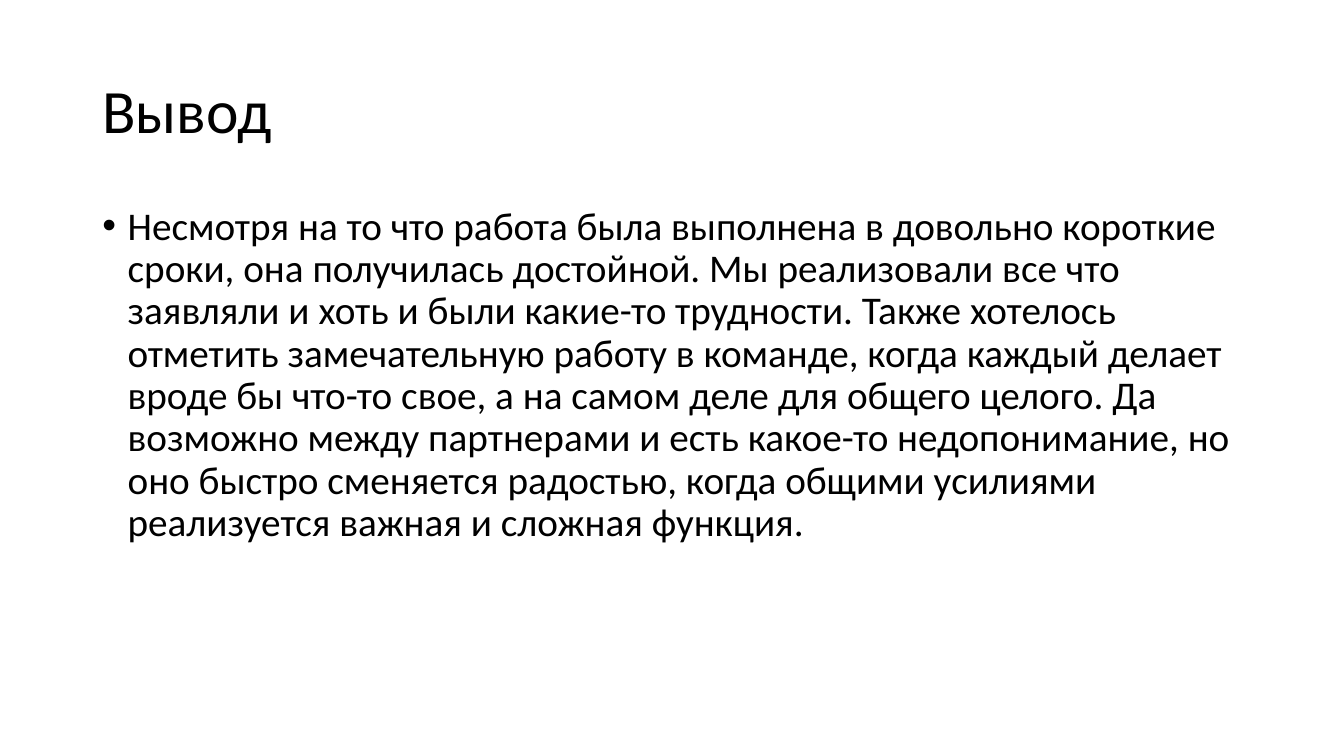
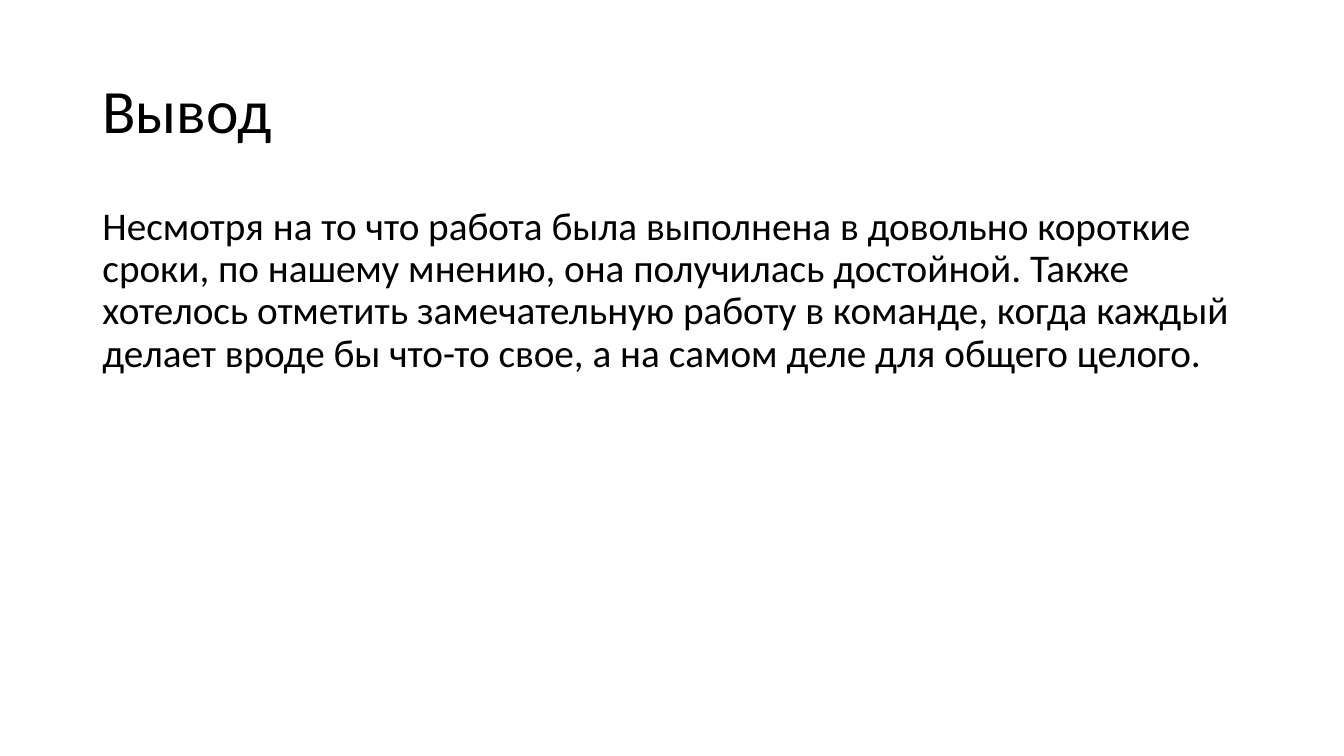
Before and after one commit to fasepaIm/WEB_LIBRARY_IE, a slide deck: slide 8 of web library.pptx (slide 9 before the commit). Drawn at 1344x756 pixels with LibreOffice and Linux fonts; fonts in the diff are those of the drawing. Boxes give left, top, right and bottom in pixels: in the first picture for what was removed or moved away, otherwise in the second. Text is boxed around its words. In the diff, an @@ line names an element or a change of style, - is before the commit and + after.

```diff
--- a/web library.pptx
+++ b/web library.pptx
@@ text at bbox=[102, 213, 1228, 374]: text changed @@
-• Несмотря на то что работа была выполнена в довольно короткие сроки, она получилась достойной. Мы реализовали все что заявляли и хоть и были какие-то трудности. Также хотелось отметить замечательную работу в команде, когда каждый делает вроде бы что-то свое, а на самом деле для общего целого. Да возможно между партнерами и есть какое-то недопонимание, но оно быстро сменяется радостью, когда общими усилиями реализуется важная и сложная функция.
+Несмотря на то что работа была выполнена в довольно короткие сроки, по нашему мнению, она получилась достойной. Также хотелось отметить замечательную работу в команде, когда каждый делает вроде бы что-то свое, а на самом деле для общего целого.
```
Also in this commit, not shown: 7 other slides changed, 1 slide added, 1 slide removed, 2 other files.
